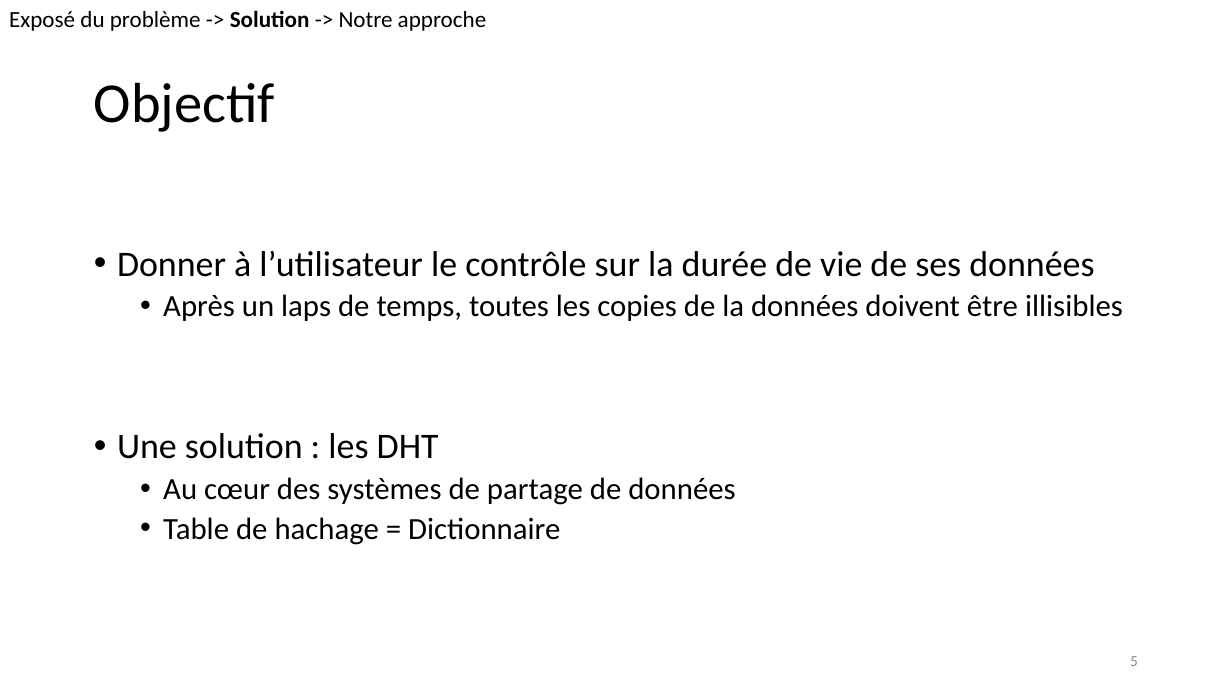
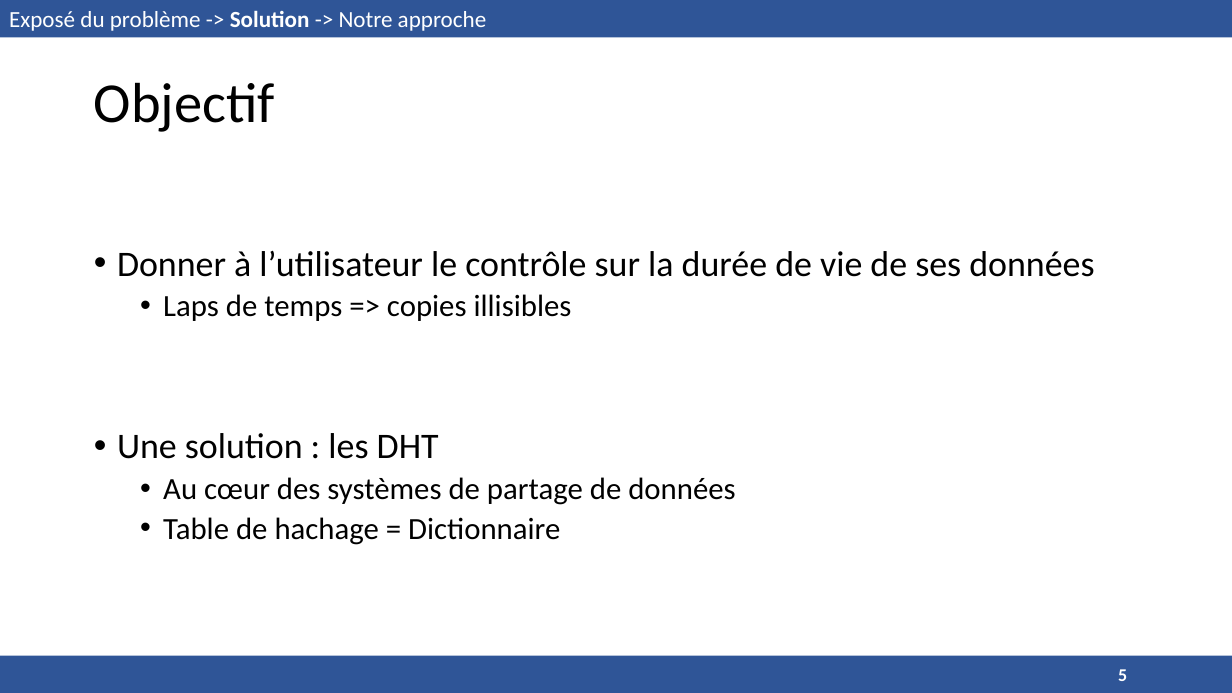
Before and after one commit to ioniATX/DHT_oblivion, a slide deck: slide 5 of présentation.pptx. Drawn at 1232x693 pixels with LibreOffice and Linux fonts; fonts in the diff are those of the drawing. Boxes give left, top, right and bottom in pixels: in the first picture for what was removed or moved away, otherwise in the second. Text is boxed around its words. In the diff, an @@ line names an element or a change of style, - is before the commit and + after.

```diff
--- a/présentation.pptx
+++ b/présentation.pptx
@@ text "Exposé du problème -> Solution ..." at (9, 10, 487, 31): text colour #000000 to #FFFFFF @@
@@ rectangle added at (0, 0, 1232, 37), fill #2F5597 @@
@@ text at (163, 294, 572, 321): text changed @@
-  • Après un laps de temps, toutes les copies de la données doivent être illisibles
+  • Laps de temps => copies illisibles
@@ page number: place and size @@
-page number at (1130, 656, 1138, 666)
+page number at (1118, 669, 1127, 681)
@@ page number at (1118, 669, 1127, 681): size 12 to 14 pt, text colour #8C8C8C to #FFFFFF, bold on; alignment right to left @@
@@ rectangle added at (0, 656, 1232, 693), fill #2F5597 @@
```
Also in this commit, not shown: 17 other slides changed.
